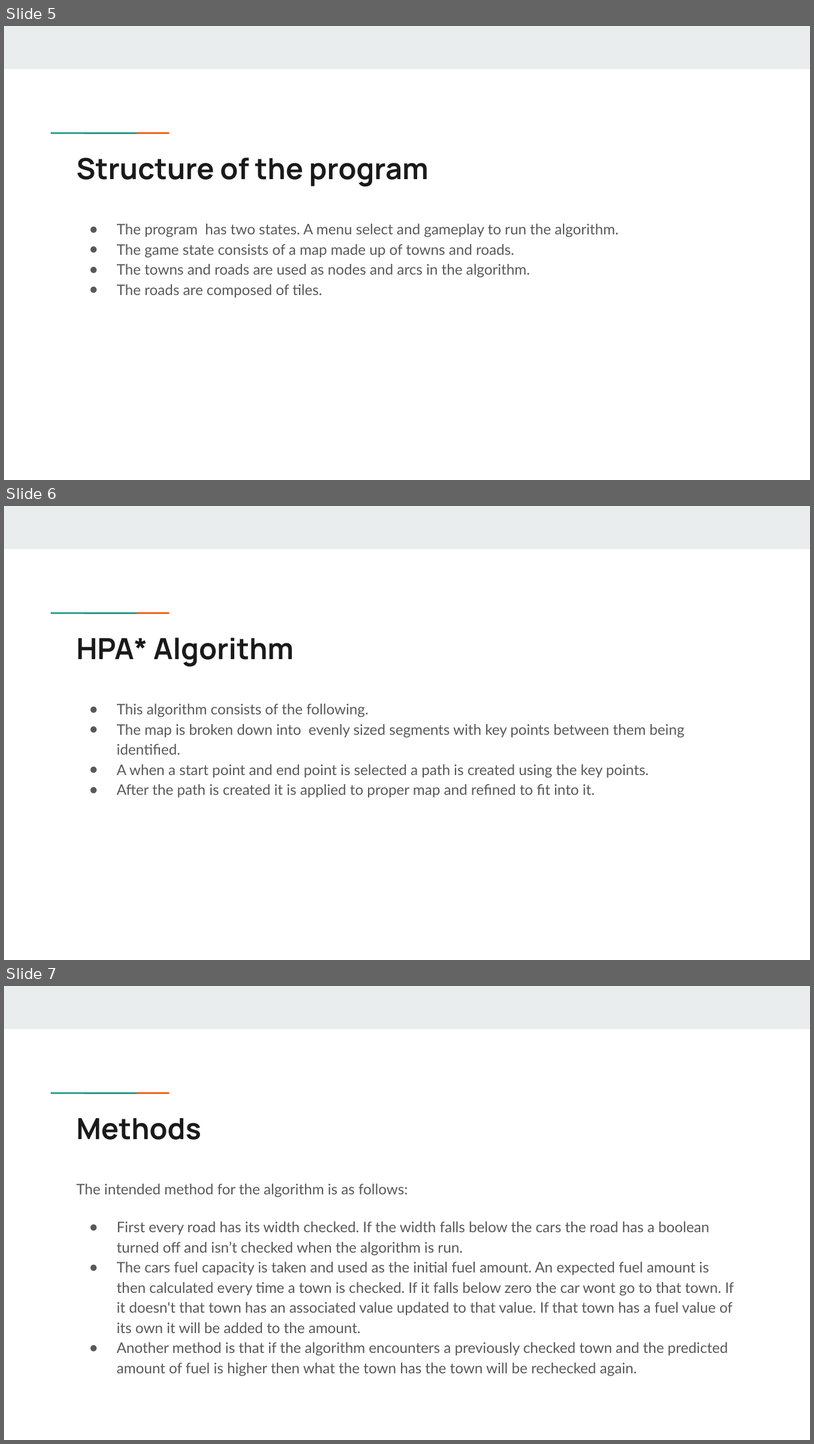
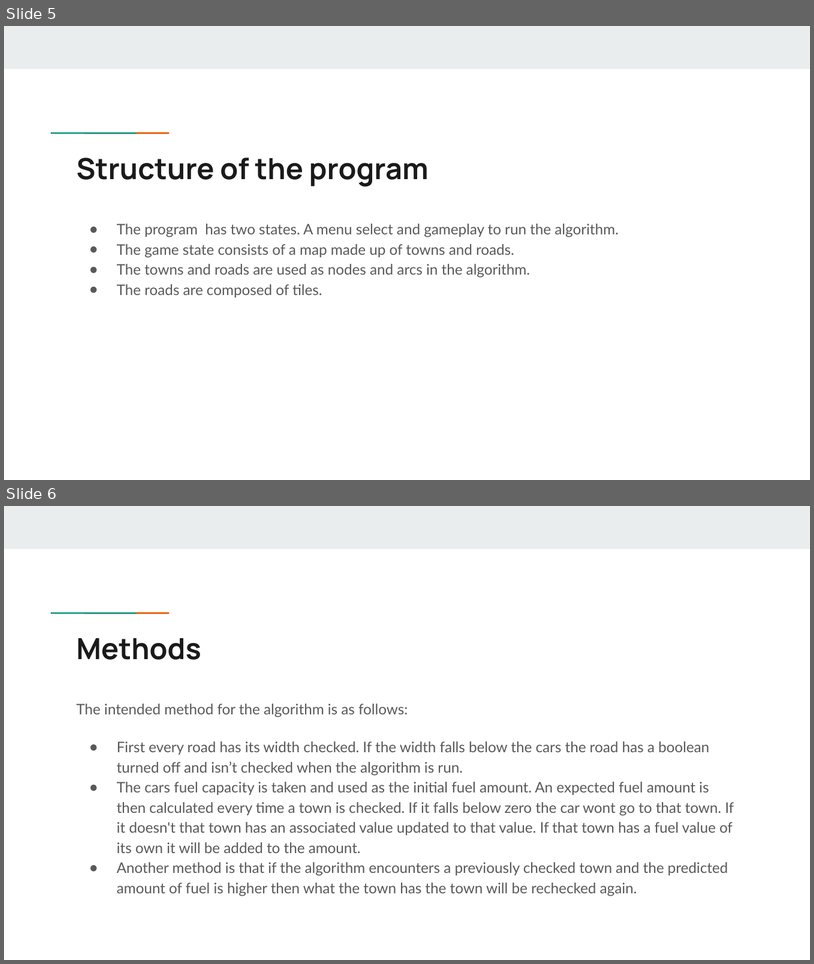
Before and after one commit to PaulBNolan/Year4-Project, a slide deck: Documents/Presentation Final Version.pptx. Shown one above the other, each under a label of ours: slides 5, 6 and 7 before the commit, slides 5 and 6 after it. The pictures are 814x1444 and 814x964 pixels, drawn with LibreOffice and Linux fonts; fonts in the diff are those of the drawing. Boxes give left, top, right and bottom in pixels: in the first picture for what was removed or moved away, otherwise in the second. Text is boxed around its words. In the diff, an @@ line names an element or a change of style, - is before the commit and + after.

```diff
--- a/Documents/Presentation Final Version.pptx
+++ b/Documents/Presentation Final Version.pptx
@@ slide 6 removed at (4, 506, 810, 960), background #FFFFFF; not listed: 3 template elements that a slide beside it also shows @@
@@ title removed at (77, 637, 294, 667) @@
-HPA* Algorithm
@@ text removed at (117, 703, 684, 797) @@
-● This algorithm consists of the following.
-● The map is broken down into evenly sized segments with key points between them being identified.
-● A when a start point and end point is selected a path is created using the key points.
-● After the path is created it is applied to proper map and refined to fit into it.
@@ what was slide 7 is now slide 6 @@
```
Also in this commit, not shown: 2 slides changed, 1 other file.
